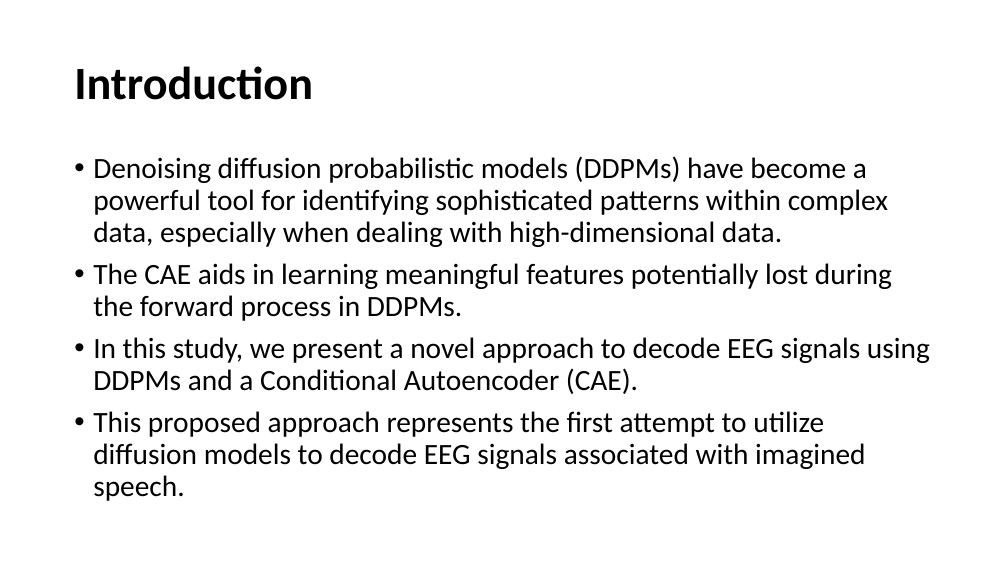
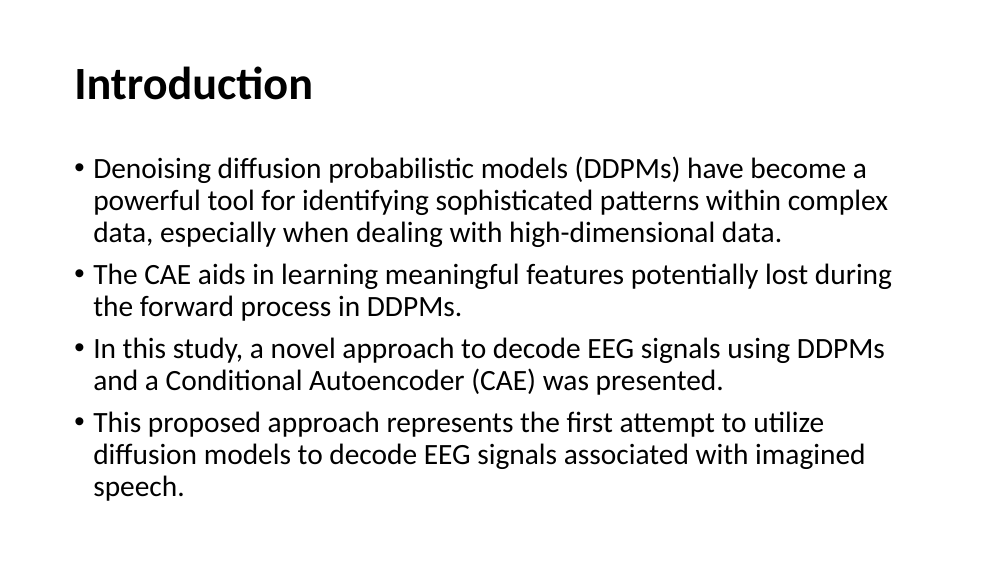
Before and after one commit to BmisTeamItnl/Cheong, a slide deck: slide 2 of Assignment2/study_paperreview_20240927_정세형.pptx (slide 3 before the commit). Drawn at 1008x567 pixels with LibreOffice and Linux fonts; fonts in the diff are those of the drawing. Boxes give left, top, right and bottom in pixels: in the first picture for what was removed or moved away, otherwise in the second. Text is boxed around its words. In the diff, an @@ line names an element or a change of style, - is before the commit and + after.

```diff
--- a/Assignment2/study_paperreview_20240927_정세형.pptx
+++ b/Assignment2/study_paperreview_20240927_정세형.pptx
@@ text at bbox=[93, 337, 885, 395]: text changed @@
-• In this study, we present a novel approach to decode EEG signals using DDPMs and a Conditional Autoencoder (CAE).
+• In this study, a novel approach to decode EEG signals using DDPMs and a Conditional Autoencoder (CAE) was presented.
```
Also in this commit, not shown: 4 other slides changed, 1 slide added, 2 slides removed.
